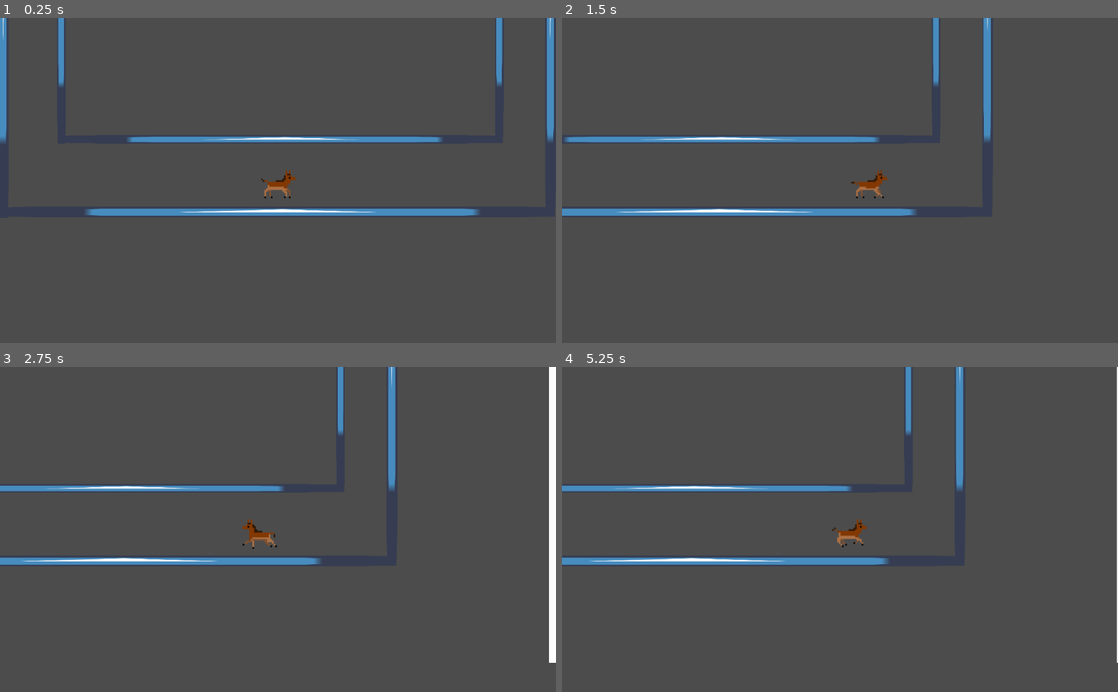
Above: before the commit, frames 1-4 (two rows, left to right).
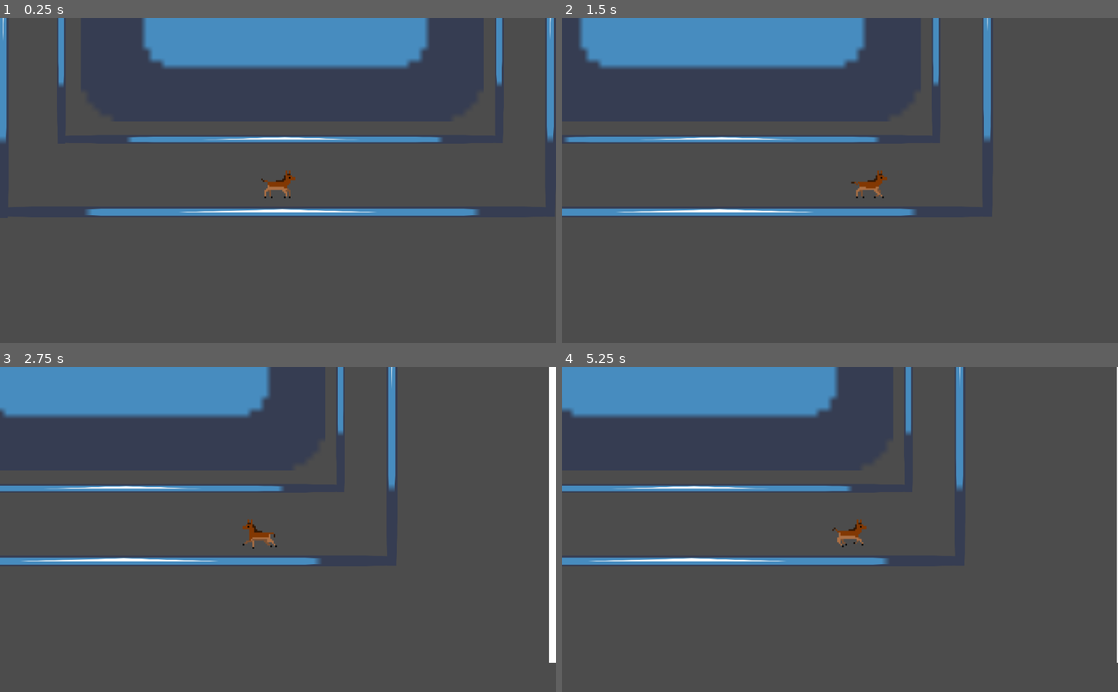
Above: after the commit, the same moments.

Repository: BlockDomRq1/TestGame
Game: Godot game, scene res://Assets/Scenes/Main.tscn
The game is run twice, just before and just after one commit, with the same random seed, the same clock (stepped at 60 frames per second) and the same inputs. The engine's default icon, where the game draws it, is replaced by a stand-in: a white triangle on a blue panel in a dark square.
Inputs:
- Up to frame 1 (0.25 s): no input
- Up to frame 2 (1.5 s): hold D (move_right) from 0.53 s (still down); tap Space (jump) at 0.77 s
- Up to frame 3 (2.75 s): tap Space (jump) at 1.52 s; release D (move_right) at 2.03 s; hold A (move_left) from 2.03 s (still down)
- Up to frame 4 (5.25 s): release A (move_left) at 2.78 s; hold D (move_right) 2.78-4.28 s; tap Space (jump) at 3.02, 3.77, 4.52 s; hold A (move_left) 4.28-5.03 s; hold D (move_right) from 5.03 s (still down)

The runs differ from the first frame. In frame 1, 7.8% of the frame differs, in the area x 25-78%, y 0-16%; in frame 2, 7.8%, in the area x 3-55%, y 0-16%; in frame 3, 7.5%; in frame 4, 7.6%.

Commit message:
Godot resmi ekledim

Diff:
--- a/Assets/Scenes/Main.tscn
+++ b/Assets/Scenes/Main.tscn
@@ -108,3 +108,8 @@
 margin_top = -555.0
 margin_right = 2363.0
 margin_bottom = 251.0
+
+[node name="Icon" type="Sprite" parent="ColorRect"]
+position = Vector2( -783, 93.5 )
+scale = Vector2( 11.5938, 11.1719 )
+texture = ExtResource( 2 )
